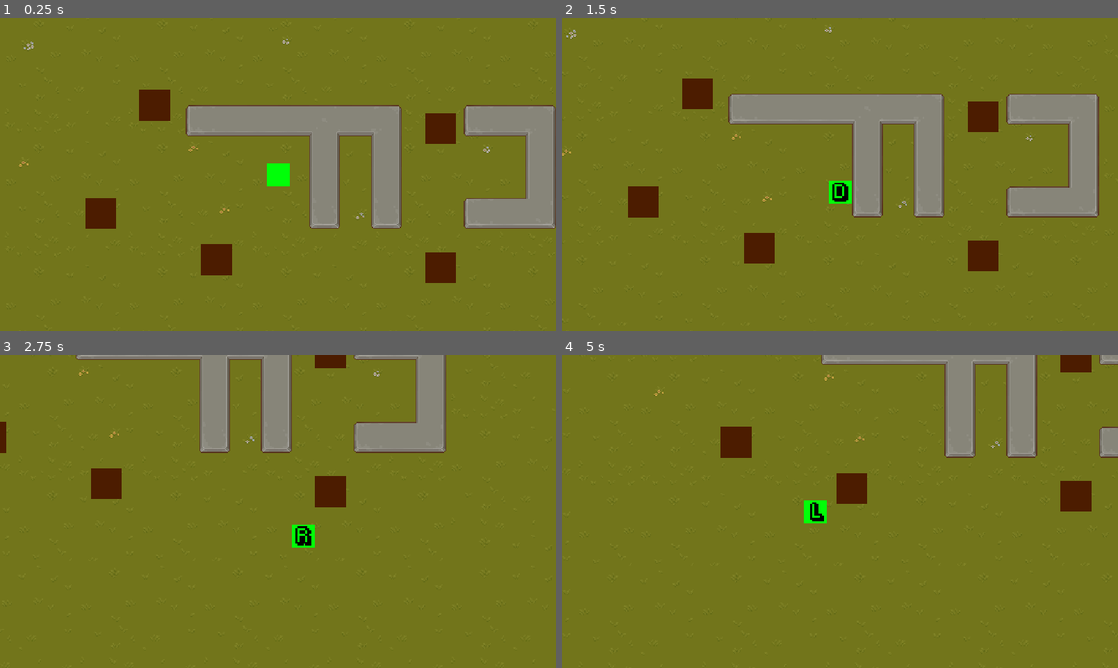
Above: before the commit, frames 1-4 (two rows, left to right).
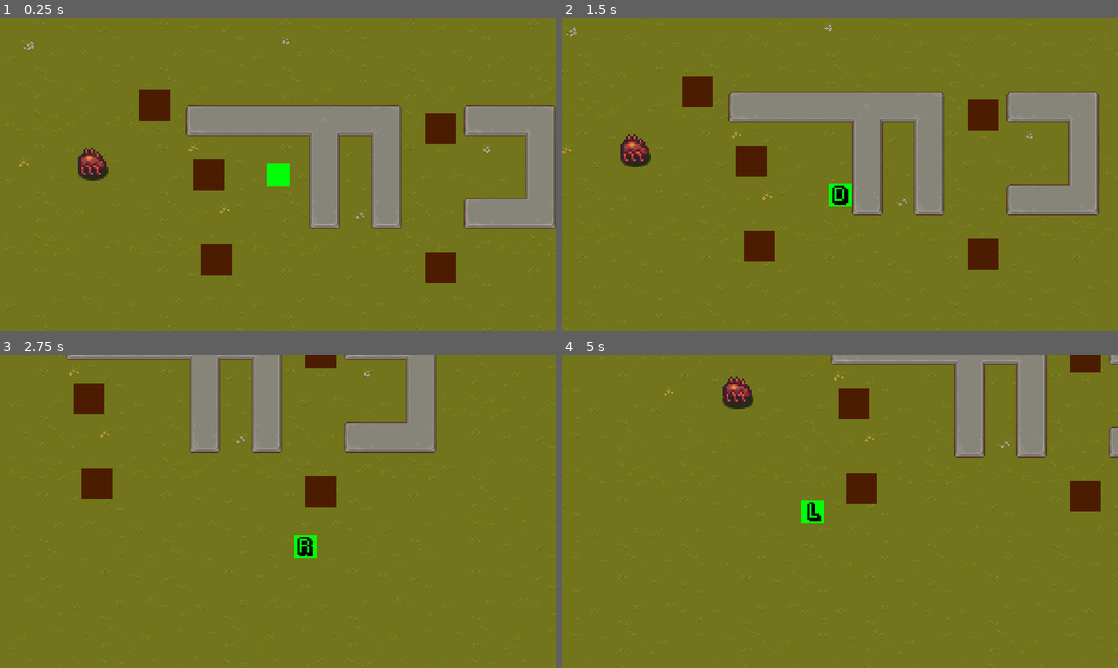
Above: after the commit, the same moments.

Repository: PotatoGolden76/rgda-game
Game: Godot game, scene res://Scenes/world.tscn
The game is run twice, just before and just after one commit, with the same random seed, the same clock (stepped at 60 frames per second) and the same inputs.
Inputs:
- Up to frame 1 (0.25 s): no input
- Up to frame 2 (1.5 s): hold D (right) 0.53-1.28 s; hold S (down) from 1.28 s (still down)
- Up to frame 3 (2.75 s): release S (down) at 2.03 s; hold D (right) from 2.03 s (still down)
- Up to frame 4 (5 s): release D (right) at 2.78 s; hold W (up) 2.78-3.53 s; hold A (left) from 3.53 s (still down)

The runs differ from the first frame. In frame 1, 1.5% of the frame differs, in the area x 14-41%, y 41-68%; in frame 2, 3.8%; in frame 3, 5.8%, in the area x 0-81%, y 0-65%; in frame 4, 5.6%.

Commit message:
basic walk AI

Diff:
--- /dev/null
+++ b/Enemy/_tempSpider/spider.gd
@@ -0,0 +1,78 @@
+extends CharacterBody2D
+
+var knockback = Vector2.ZERO
+var kb_friction:float = 1000
+
+@export
+var FRICTION:float = 2000
+@export
+var ACCELERATION:float = 4000
+@export
+var MAX_SPEED:float = 2000
+
+enum {
+	IDLE,
+	WANDER,
+	CHASE
+}
+
+var state = IDLE
+var last_direction = Vector2.ZERO
+@onready
+var sprite:Sprite2D = $Sprite
+@onready
+var animationPlayer:AnimationPlayer = $AnimationPlayer
+@onready
+var animationTree:AnimationTree = $AnimationTree
+@onready
+var animationState = animationTree.get("parameters/playback")
+@onready
+var playerDetectionZone = $PlayerDetectionZone
+
+func _physics_process(delta):
+	velocity = knockback.move_toward(Vector2.ZERO, kb_friction * delta)
+	knockback = velocity
+	move_and_slide()
+
+	match state:
+		IDLE:
+			if(velocity != Vector2.ZERO):
+				last_direction = velocity.normalized()
+
+			velocity = velocity.move_toward(Vector2.ZERO, FRICTION * delta)
+
+			seek_player()
+
+		WANDER:
+			pass
+
+		CHASE:
+			var player = playerDetectionZone.player
+
+			if player != null:
+				var player_direction = (player.global_position - global_position).normalized()
+				last_direction = player_direction
+
+				animationTree.set("parameters/Walk/blend_position", player_direction)
+				animationState.travel("Walk")
+
+				velocity = velocity.move_toward(player_direction * MAX_SPEED, ACCELERATION * delta)
+
+			else:
+				state = IDLE
+
+				animationTree.set("parameters/Idle/blend_position", last_direction)
+				animationState.travel("Idle")
+
+	sprite.flip_h = velocity.x < 0 || last_direction.x < 0
+	move_and_slide()
+
+
+func seek_player():
+	if playerDetectionZone.can_see_player():
+		state = CHASE
+
+
+func _on_hurtbox_area_entered(area):
+	knockback = Vector2.RIGHT * 300
+	# queue_free()
--- /dev/null
+++ b/Enemy/player_detection_zone.gd
@@ -0,0 +1,12 @@
+extends Area2D
+
+var player = null
+
+func can_see_player():
+	return player != null
+
+func _on_body_entered(body):
+	player = body
+
+func _on_body_exited(body):
+	player = null
--- /dev/null
+++ b/Enemy/player_detection_zone.tscn
@@ -0,0 +1,13 @@
+[gd_scene load_steps=2 format=3 uid="uid://orqaxby5dny4"]
+
+[ext_resource type="Script" path="res://Enemy/player_detection_zone.gd" id="1_5lf16"]
+
+[node name="PlayerDetectionZone" type="Area2D"]
+collision_layer = 0
+collision_mask = 2
+script = ExtResource("1_5lf16")
+
+[node name="CollisionShape2D" type="CollisionShape2D" parent="."]
+
+[connection signal="body_entered" from="." to="." method="_on_body_entered"]
+[connection signal="body_exited" from="." to="." method="_on_body_exited"]
--- /dev/null
+++ b/Environment/Wall.gd
@@ -0,0 +1,11 @@
+extends StaticBody2D
+
+
+# Called when the node enters the scene tree for the first time.
+func _ready():
+	pass # Replace with function body.
+
+
+# Called every frame. 'delta' is the elapsed time since the previous frame.
+func _process(delta):
+	pass
--- /dev/null
+++ b/Overlap/Hitbox.tscn
@@ -0,0 +1,5 @@
+[gd_scene format=3 uid="uid://cgt1nf5dr404j"]
+
+[node name="Hitbox" type="Area2D"]
+
+[node name="CollisionShape2D" type="CollisionShape2D" parent="."]
--- /dev/null
+++ b/Overlap/Hurtbox.tscn
@@ -0,0 +1,5 @@
+[gd_scene format=3 uid="uid://cn8qgbs33xrk3"]
+
+[node name="Hurtbox" type="Area2D"]
+
+[node name="CollisionShape2D" type="CollisionShape2D" parent="."]
--- a/Player/Player.gd
+++ b/Player/Player.gd
@@ -2,11 +2,11 @@
 
 
 @export
-var speed:float = 185
+var speed:float = 200
 @export
-var friction:float = 25
+var friction:float = 2500
 @export
-var acceleration:float = 35
+var acceleration:float = 3000
 @onready
 var animationPlayer:AnimationPlayer = $AnimationPlayer
 @onready
@@ -15,7 +15,7 @@
 var animationState = animationTree.get("parameters/playback")
 
 
-func _physics_process(_delta):
+func _physics_process(delta):
 	var input_vector = Vector2.ZERO
 	input_vector.x = Input.get_action_strength("right") - Input.get_action_strength("left")
 	input_vector.y = Input.get_action_strength("down") - Input.get_action_strength("up")
@@ -27,11 +27,11 @@
 
 		animationTree.set("parameters/Run/blend_position", input_vector)
 		animationState.travel("Run")
-		velocity = velocity.move_toward(input_vector * speed, acceleration)
+		velocity = velocity.move_toward(input_vector * speed, acceleration * delta)
 
 	else:
 		$FootstepSFX.stop()
 		animationState.travel("Idle")
-		velocity = velocity.move_toward(Vector2.ZERO, friction)
+		velocity = velocity.move_toward(Vector2.ZERO, friction * delta)
 
 	move_and_slide()
--- a/Scenes/Wall.tscn
+++ b/Scenes/Wall.tscn
@@ -1,12 +1,15 @@
-[gd_scene load_steps=3 format=3 uid="uid://cde1h37a8ikyw"]
+[gd_scene load_steps=4 format=3 uid="uid://cde1h37a8ikyw"]
 
 [ext_resource type="Texture2D" uid="uid://bxvnr4ysmyqnk" path="res://Environment/_tempWall.png" id="1_3y7yq"]
+[ext_resource type="Script" path="res://Environment/Wall.gd" id="1_nknvq"]
 
 [sub_resource type="CapsuleShape2D" id="CapsuleShape2D_2e8r2"]
 radius = 8.0
 height = 24.0
 
 [node name="Wall" type="StaticBody2D"]
+collision_mask = 0
+script = ExtResource("1_nknvq")
 
 [node name="TempWall" type="Sprite2D" parent="."]
 texture = ExtResource("1_3y7yq")
--- a/Scenes/player.tscn
+++ b/Scenes/player.tscn
@@ -1,8 +1,9 @@
-[gd_scene load_steps=22 format=3 uid="uid://c4w7dteo26vpo"]
+[gd_scene load_steps=24 format=3 uid="uid://c4w7dteo26vpo"]
 
 [ext_resource type="Script" path="res://Player/Player.gd" id="1_sjwxk"]
 [ext_resource type="Texture2D" uid="uid://cw6g1y2b7622r" path="res://Player/_tempSpritesheet.png" id="2_f6qyg"]
 [ext_resource type="AudioStream" uid="uid://bmio6bonkf1wf" path="res://SFX/running-in-grass-6237.mp3" id="3_2jicg"]
+[ext_resource type="PackedScene" uid="uid://cgt1nf5dr404j" path="res://Overlap/Hitbox.tscn" id="4_155eh"]
 
 [sub_resource type="CapsuleShape2D" id="CapsuleShape2D_nb1l7"]
 radius = 6.0
@@ -108,17 +109,6 @@
 "update": 1,
 "values": [0]
 }
-tracks/1/type = "audio"
-tracks/1/imported = false
-tracks/1/enabled = true
-tracks/1/path = NodePath("FootstepSFX")
-tracks/1/interp = 1
-tracks/1/loop_wrap = true
-tracks/1/keys = {
-"clips": [],
-"times": PackedFloat32Array()
-}
-tracks/1/use_blend = true
 
 [sub_resource type="AnimationLibrary" id="AnimationLibrary_nffgw"]
 _data = {
@@ -174,7 +164,12 @@
 
 [sub_resource type="AnimationNodeStateMachinePlayback" id="AnimationNodeStateMachinePlayback_jsooj"]
 
+[sub_resource type="CapsuleShape2D" id="CapsuleShape2D_238b6"]
+radius = 8.0
+height = 32.0
+
 [node name="Player" type="CharacterBody2D"]
+collision_layer = 2
 script = ExtResource("1_sjwxk")
 
 [node name="Sprite2D" type="Sprite2D" parent="."]
@@ -204,3 +199,13 @@
 
 [node name="FootstepSFX" type="AudioStreamPlayer" parent="."]
 stream = ExtResource("3_2jicg")
+
+[node name="Hitbox" parent="." instance=ExtResource("4_155eh")]
+collision_layer = 9
+collision_mask = 9
+
+[node name="CollisionShape2D" parent="Hitbox" index="0"]
+scale = Vector2(0.757, 0.757)
+shape = SubResource("CapsuleShape2D_238b6")
+
+[editable path="Hitbox"]
--- /dev/null
+++ b/Scenes/spider.tscn
@@ -0,0 +1,262 @@
+[gd_scene load_steps=32 format=3 uid="uid://devyfl4lqc1f3"]
+
+[ext_resource type="Script" path="res://Enemy/_tempSpider/spider.gd" id="1_dw5bl"]
+[ext_resource type="Texture2D" uid="uid://dkg8hbdt7db4y" path="res://Enemy/_tempShadow.png" id="1_ff7es"]
+[ext_resource type="Texture2D" uid="uid://bkmmm3qn880w2" path="res://Enemy/_tempSpider/_tempSpiderSpritesheet.png" id="1_muhrx"]
+[ext_resource type="PackedScene" uid="uid://cn8qgbs33xrk3" path="res://Overlap/Hurtbox.tscn" id="3_t2u8j"]
+[ext_resource type="PackedScene" uid="uid://orqaxby5dny4" path="res://Enemy/player_detection_zone.tscn" id="5_rcbkl"]
+
+[sub_resource type="Animation" id="Animation_78y51"]
+resource_name = "Idle Down"
+length = 0.4
+loop_mode = 1
+tracks/0/type = "value"
+tracks/0/imported = false
+tracks/0/enabled = true
+tracks/0/path = NodePath("Sprite:frame")
+tracks/0/interp = 1
+tracks/0/loop_wrap = true
+tracks/0/keys = {
+"times": PackedFloat32Array(0, 0.1, 0.2, 0.3),
+"transitions": PackedFloat32Array(1, 1, 1, 1),
+"update": 1,
+"values": [0, 1, 2, 3]
+}
+
+[sub_resource type="Animation" id="Animation_sppuv"]
+length = 0.001
+tracks/0/type = "value"
+tracks/0/imported = false
+tracks/0/enabled = true
+tracks/0/path = NodePath("Sprite:frame")
+tracks/0/interp = 1
+tracks/0/loop_wrap = true
+tracks/0/keys = {
+"times": PackedFloat32Array(0),
+"transitions": PackedFloat32Array(1),
+"update": 1,
+"values": [0]
+}
+
+[sub_resource type="Animation" id="Animation_ge11s"]
+resource_name = "Idle Side"
+length = 0.4
+loop_mode = 1
+tracks/0/type = "value"
+tracks/0/imported = false
+tracks/0/enabled = true
+tracks/0/path = NodePath("Sprite:frame")
+tracks/0/interp = 1
+tracks/0/loop_wrap = true
+tracks/0/keys = {
+"times": PackedFloat32Array(0, 0.1, 0.2, 0.3),
+"transitions": PackedFloat32Array(1, 1, 1, 1),
+"update": 1,
+"values": [4, 5, 6, 7]
+}
+
+[sub_resource type="Animation" id="Animation_locop"]
+resource_name = "Idle Up"
+length = 0.4
+loop_mode = 1
+tracks/0/type = "value"
+tracks/0/imported = false
+tracks/0/enabled = true
+tracks/0/path = NodePath("Sprite:frame")
+tracks/0/interp = 1
+tracks/0/loop_wrap = true
+tracks/0/keys = {
+"times": PackedFloat32Array(0, 0.1, 0.2, 0.3),
+"transitions": PackedFloat32Array(1, 1, 1, 1),
+"update": 1,
+"values": [8, 9, 10, 11]
+}
+
+[sub_resource type="Animation" id="Animation_y3y1s"]
+resource_name = "Walk Down"
+length = 0.4
+loop_mode = 1
+tracks/0/type = "value"
+tracks/0/imported = false
+tracks/0/enabled = true
+tracks/0/path = NodePath("Sprite:frame")
+tracks/0/interp = 1
+tracks/0/loop_wrap = true
+tracks/0/keys = {
+"times": PackedFloat32Array(0, 0.1, 0.2, 0.3),
+"transitions": PackedFloat32Array(1, 1, 1, 1),
+"update": 1,
+"values": [12, 13, 14, 15]
+}
+
+[sub_resource type="Animation" id="Animation_5n42e"]
+resource_name = "Walk Side"
+length = 0.4
+loop_mode = 1
+tracks/0/type = "value"
+tracks/0/imported = false
+tracks/0/enabled = true
+tracks/0/path = NodePath("Sprite:frame")
+tracks/0/interp = 1
+tracks/0/loop_wrap = true
+tracks/0/keys = {
+"times": PackedFloat32Array(0, 0.1, 0.2, 0.3),
+"transitions": PackedFloat32Array(1, 1, 1, 1),
+"update": 1,
+"values": [16, 17, 18, 19]
+}
+
+[sub_resource type="Animation" id="Animation_yfsdy"]
+resource_name = "Walk Up"
+length = 0.4
+loop_mode = 1
+tracks/0/type = "value"
+tracks/0/imported = false
+tracks/0/enabled = true
+tracks/0/path = NodePath("Sprite:frame")
+tracks/0/interp = 1
+tracks/0/loop_wrap = true
+tracks/0/keys = {
+"times": PackedFloat32Array(0, 0.1, 0.2, 0.3),
+"transitions": PackedFloat32Array(1, 1, 1, 1),
+"update": 1,
+"values": [20, 21, 22, 23]
+}
+
+[sub_resource type="AnimationLibrary" id="AnimationLibrary_5fsuc"]
+_data = {
+"Idle Down": SubResource("Animation_78y51"),
+"Idle Side": SubResource("Animation_ge11s"),
+"Idle Up": SubResource("Animation_locop"),
+"RESET": SubResource("Animation_sppuv"),
+"Walk Down": SubResource("Animation_y3y1s"),
+"Walk Side": SubResource("Animation_5n42e"),
+"Walk Up": SubResource("Animation_yfsdy")
+}
+
+[sub_resource type="AnimationNodeAnimation" id="AnimationNodeAnimation_j07t7"]
+animation = &"Idle Down"
+
+[sub_resource type="AnimationNodeAnimation" id="AnimationNodeAnimation_xy7ai"]
+animation = &"Idle Side"
+
+[sub_resource type="AnimationNodeAnimation" id="AnimationNodeAnimation_5pema"]
+animation = &"Idle Side"
+
+[sub_resource type="AnimationNodeAnimation" id="AnimationNodeAnimation_gxx0b"]
+animation = &"Idle Up"
+
+[sub_resource type="AnimationNodeBlendSpace2D" id="AnimationNodeBlendSpace2D_bss00"]
+blend_point_0/node = SubResource("AnimationNodeAnimation_j07t7")
+blend_point_0/pos = Vector2(0, 1)
+blend_point_1/node = SubResource("AnimationNodeAnimation_xy7ai")
+blend_point_1/pos = Vector2(-1, 0)
+blend_point_2/node = SubResource("AnimationNodeAnimation_5pema")
+blend_point_2/pos = Vector2(1, 0)
+blend_point_3/node = SubResource("AnimationNodeAnimation_gxx0b")
+blend_point_3/pos = Vector2(0, -1)
+blend_mode = 1
+
+[sub_resource type="AnimationNodeAnimation" id="AnimationNodeAnimation_7l5y4"]
+animation = &"Walk Down"
+
+[sub_resource type="AnimationNodeAnimation" id="AnimationNodeAnimation_1cq6r"]
+animation = &"Walk Side"
+
+[sub_resource type="AnimationNodeAnimation" id="AnimationNodeAnimation_q28ip"]
+animation = &"Walk Up"
+
+[sub_resource type="AnimationNodeAnimation" id="AnimationNodeAnimation_euvku"]
+animation = &"Walk Side"
+
+[sub_resource type="AnimationNodeBlendSpace2D" id="AnimationNodeBlendSpace2D_mua6n"]
+blend_point_0/node = SubResource("AnimationNodeAnimation_7l5y4")
+blend_point_0/pos = Vector2(0, 1.1)
+blend_point_1/node = SubResource("AnimationNodeAnimation_1cq6r")
+blend_point_1/pos = Vector2(-1, 0)
+blend_point_2/node = SubResource("AnimationNodeAnimation_q28ip")
+blend_point_2/pos = Vector2(0, -1.1)
+blend_point_3/node = SubResource("AnimationNodeAnimation_euvku")
+blend_point_3/pos = Vector2(1, 0)
+min_space = Vector2(-1, -1.1)
+max_space = Vector2(1, 1.1)
+blend_mode = 1
+
+[sub_resource type="AnimationNodeStateMachineTransition" id="AnimationNodeStateMachineTransition_fqqj3"]
+advance_mode = 2
+
+[sub_resource type="AnimationNodeStateMachineTransition" id="AnimationNodeStateMachineTransition_glq2l"]
+
+[sub_resource type="AnimationNodeStateMachineTransition" id="AnimationNodeStateMachineTransition_7d5pv"]
+
+[sub_resource type="AnimationNodeStateMachine" id="AnimationNodeStateMachine_j1iey"]
+states/Idle/node = SubResource("AnimationNodeBlendSpace2D_bss00")
+states/Idle/position = Vector2(419, 100)
+states/Walk/node = SubResource("AnimationNodeBlendSpace2D_mua6n")
+states/Walk/position = Vector2(632, 100)
+transitions = ["Start", "Idle", SubResource("AnimationNodeStateMachineTransition_fqqj3"), "Idle", "Walk", SubResource("AnimationNodeStateMachineTransition_glq2l"), "Walk", "Idle", SubResource("AnimationNodeStateMachineTransition_7d5pv")]
+
+[sub_resource type="AnimationNodeStateMachinePlayback" id="AnimationNodeStateMachinePlayback_ly1f7"]
+
+[sub_resource type="CapsuleShape2D" id="CapsuleShape2D_05a7f"]
+radius = 8.0
+height = 27.14
+
+[sub_resource type="RectangleShape2D" id="RectangleShape2D_0rlcf"]
+size = Vector2(16, 16)
+
+[sub_resource type="CircleShape2D" id="CircleShape2D_fortt"]
+radius = 64.0
+
+[node name="Spider" type="CharacterBody2D"]
+collision_layer = 16
+script = ExtResource("1_dw5bl")
+
+[node name="Shadow" type="Sprite2D" parent="."]
+texture = ExtResource("1_ff7es")
+offset = Vector2(0, 2)
+metadata/_edit_group_ = true
+
+[node name="Sprite" type="Sprite2D" parent="."]
+texture = ExtResource("1_muhrx")
+offset = Vector2(0, -2)
+hframes = 4
+vframes = 6
+metadata/_edit_group_ = true
+
+[node name="AnimationPlayer" type="AnimationPlayer" parent="."]
+libraries = {
+"": SubResource("AnimationLibrary_5fsuc")
+}
+
+[node name="AnimationTree" type="AnimationTree" parent="."]
+tree_root = SubResource("AnimationNodeStateMachine_j1iey")
+anim_player = NodePath("../AnimationPlayer")
+active = true
+parameters/playback = SubResource("AnimationNodeStateMachinePlayback_ly1f7")
+parameters/Idle/blend_position = Vector2(-0.784173, 0.650655)
+parameters/Walk/blend_position = Vector2(-0.798561, 0.667686)
+
+[node name="CollisionShape2D" type="CollisionShape2D" parent="."]
+rotation = 1.5708
+scale = Vector2(0.49, 0.49)
+shape = SubResource("CapsuleShape2D_05a7f")
+
+[node name="Hurtbox" parent="." instance=ExtResource("3_t2u8j")]
+collision_layer = 8
+collision_mask = 8
+
+[node name="CollisionShape2D" parent="Hurtbox" index="0"]
+scale = Vector2(0.861, 0.861)
+shape = SubResource("RectangleShape2D_0rlcf")
+
+[node name="PlayerDetectionZone" parent="." instance=ExtResource("5_rcbkl")]
+
+[node name="CollisionShape2D" parent="PlayerDetectionZone" index="0"]
+shape = SubResource("CircleShape2D_fortt")
+debug_color = Color(0.980392, 0.145098, 0, 0.129412)
+
+[connection signal="area_entered" from="Hurtbox" to="." method="_on_hurtbox_area_entered"]
+
+[editable path="Hurtbox"]
+[editable path="PlayerDetectionZone"]
--- a/Scenes/world.tscn
+++ b/Scenes/world.tscn
@@ -1,9 +1,10 @@
-[gd_scene load_steps=17 format=3 uid="uid://dr87sygi4uff2"]
+[gd_scene load_steps=18 format=3 uid="uid://dr87sygi4uff2"]
 
 [ext_resource type="Texture2D" uid="uid://cbn7k1is0u27l" path="res://Environment/_tempTileset/TX Tileset Grass.png" id="1_bj1nm"]
 [ext_resource type="PackedScene" uid="uid://c4w7dteo26vpo" path="res://Scenes/player.tscn" id="1_cexyo"]
 [ext_resource type="PackedScene" uid="uid://cde1h37a8ikyw" path="res://Scenes/Wall.tscn" id="2_dvyuv"]
 [ext_resource type="Texture2D" uid="uid://6nkecr1gsq70" path="res://Environment/_tempTileset/TX Tileset Stone Ground.png" id="2_svdgq"]
+[ext_resource type="PackedScene" uid="uid://devyfl4lqc1f3" path="res://Scenes/spider.tscn" id="3_p010n"]
 
 [sub_resource type="TileMapPattern" id="TileMapPattern_bsodx"]
 tile_data = PackedInt32Array(0, 524288, 0, 65536, 524288, 1, 1, 589824, 0, 65537, 589824, 1)
@@ -722,6 +723,10 @@
 [node name="YSort" type="Node2D" parent="."]
 y_sort_enabled = true
 
+[node name="Spider" parent="YSort" instance=ExtResource("3_p010n")]
+position = Vector2(96, 160)
+scale = Vector2(2, 2)
+
 [node name="Player" parent="YSort" instance=ExtResource("1_cexyo")]
 position = Vector2(288, 168)
 
@@ -732,7 +737,7 @@
 position = Vector2(160, 96)
 
 [node name="Wall2" parent="YSort" instance=ExtResource("2_dvyuv")]
-position = Vector2(104, 208)
+position = Vector2(216, 168)
 
 [node name="Wall3" parent="YSort" instance=ExtResource("2_dvyuv")]
 position = Vector2(224, 256)
--- a/project.godot
+++ b/project.godot
@@ -52,6 +52,14 @@
 ]
 }
 
+[layer_names]
+
+2d_physics/layer_1="World"
+2d_physics/layer_2="Player"
+2d_physics/layer_3="PlayerHurtbox"
+2d_physics/layer_4="EnemyHurtbox"
+2d_physics/layer_5="Enemy"
+
 [rendering]
 
 textures/canvas_textures/default_texture_filter=0
Binary file added: Enemy/_tempShadow.png
Not shown, added: Enemy/_tempShadow.png.import
Binary file changed: Enemy/_tempSpider/_tempSpiderSpritesheet.png
Not shown, changed: Enemy/_tempSpider/_tempSpiderSpritesheet.pdn
